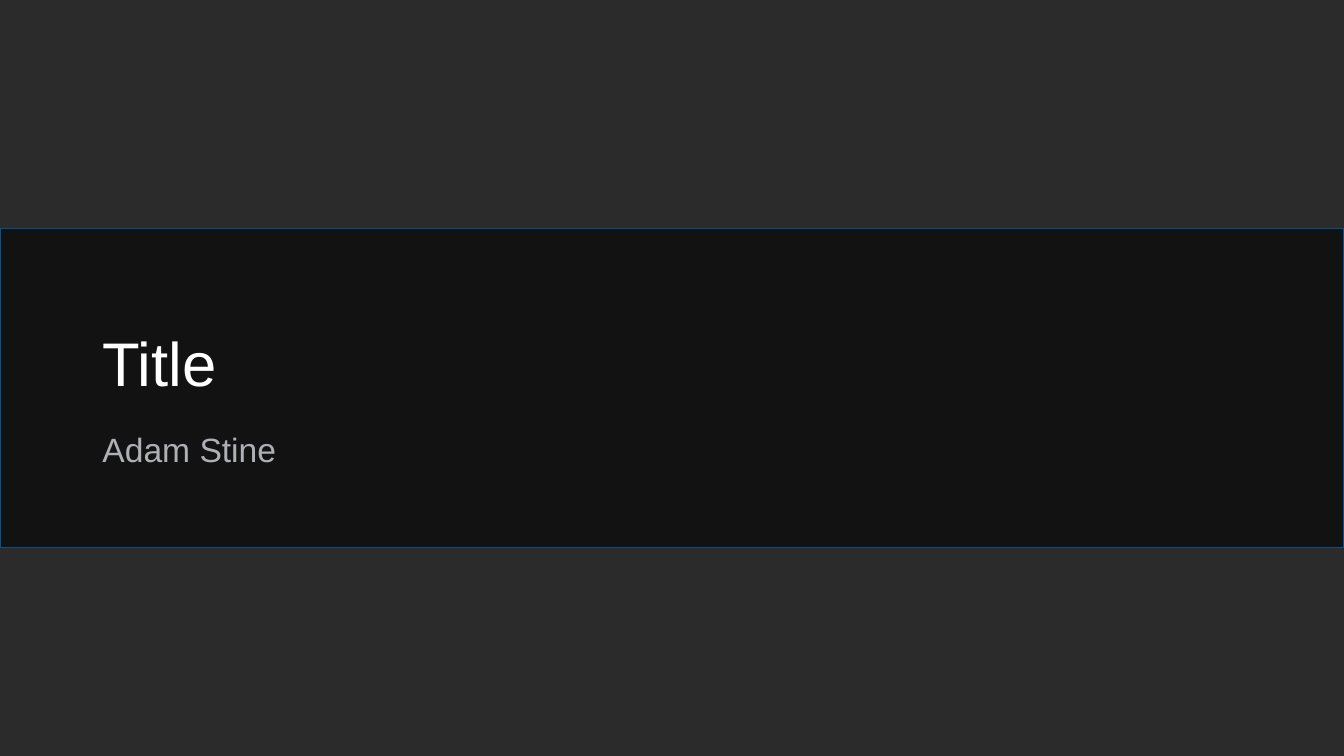
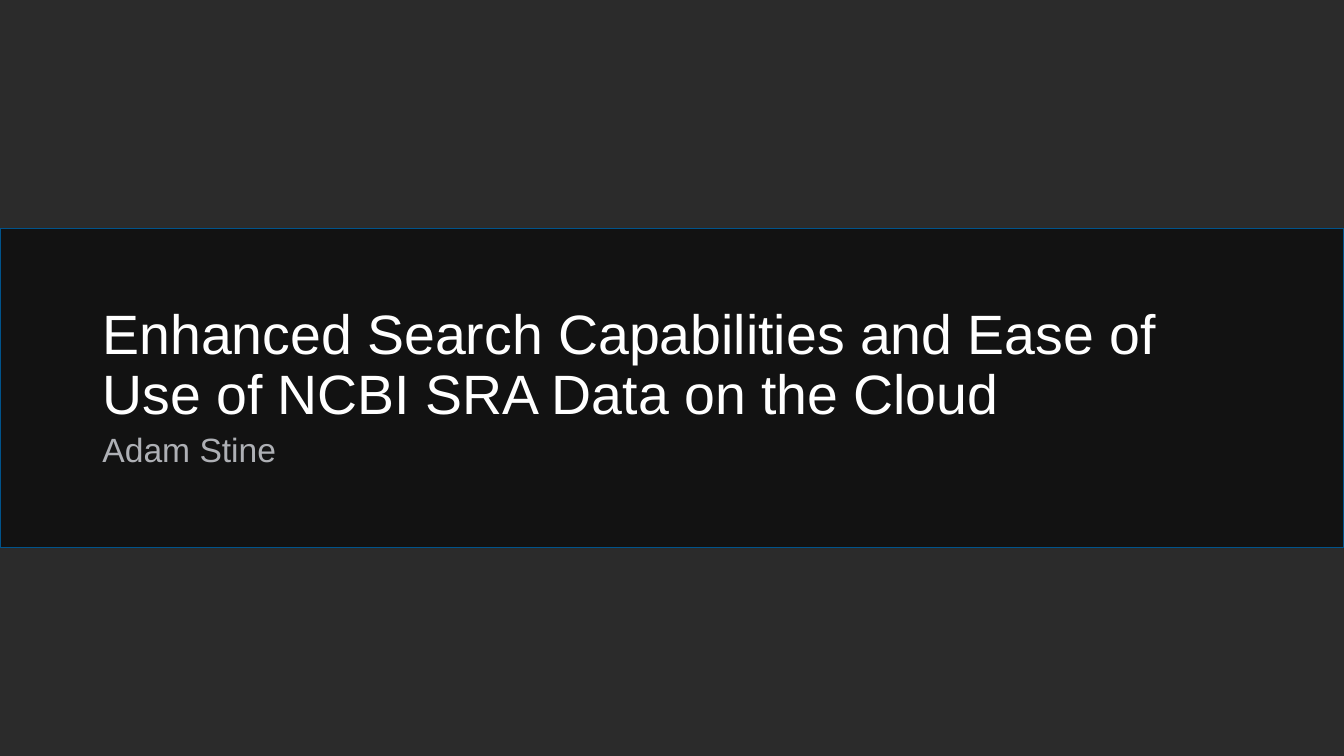
Before and after one commit to ncbi/ASHG-Workshop-2021, a slide deck: slide 1 of Interactive_ASHG.pptx. Drawn at 1344x756 pixels with LibreOffice and Linux fonts; fonts in the diff are those of the drawing; background and template pictures are left out; a plain dark background stands for a picture behind light text. Boxes give left, top, right and bottom in pixels: in the first picture for what was removed or moved away, otherwise in the second. Text is boxed around its words. In the diff, an @@ line names an element or a change of style, - is before the commit and + after.

```diff
--- a/Interactive_ASHG.pptx
+++ b/Interactive_ASHG.pptx
@@ title at box(102, 314, 1156, 415): text changed; size 44 to 39.6 pt @@
-Title
+Enhanced Search Capabilities and Ease of Use of NCBI SRA Data on the Cloud
```
Also in this commit, not shown: 7 other slides changed, 1 slide added, 9 slides removed.
